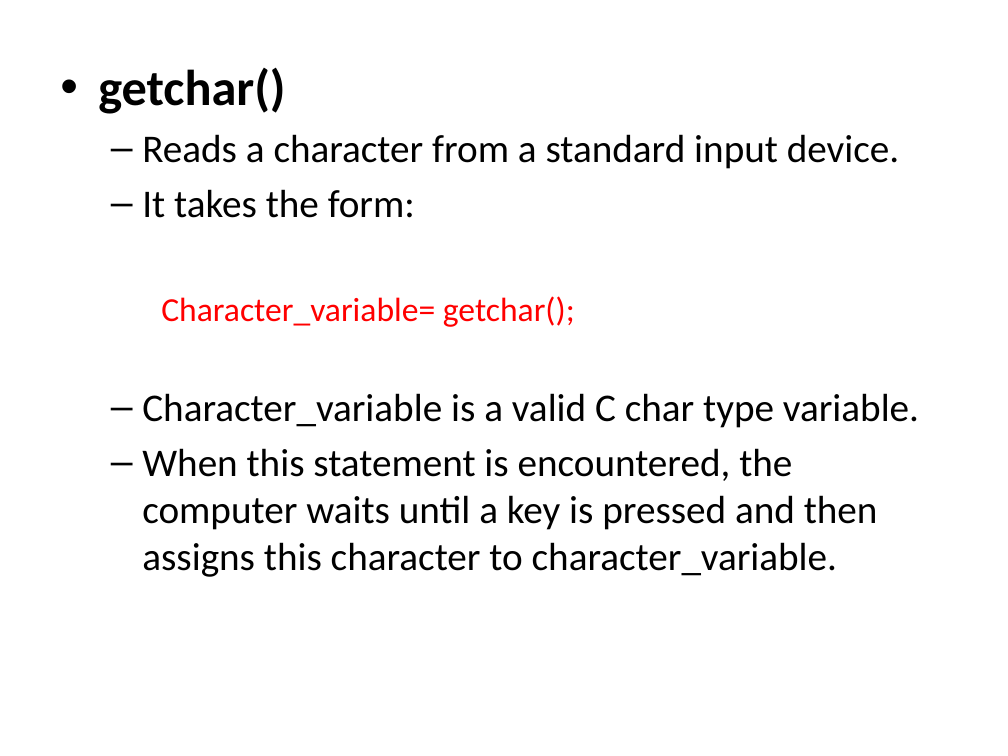
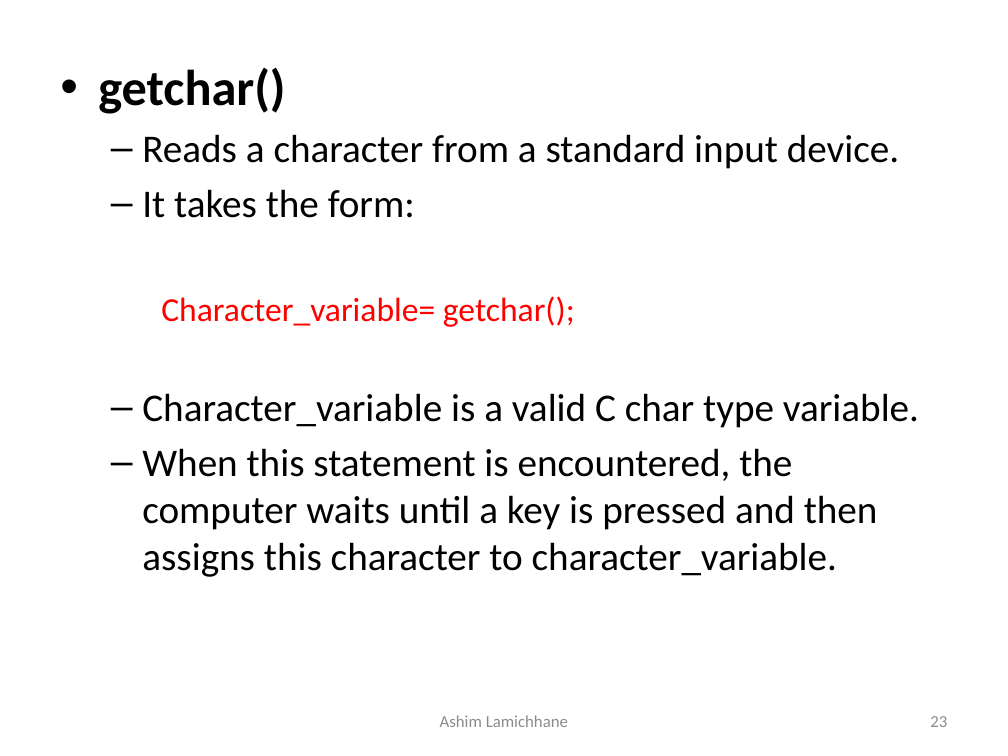
Before and after one commit to ashim888/csit-c, a slide deck: slide 23 of Unit 3/inputoutput.pptx. Drawn at 1008x756 pixels with LibreOffice and Linux fonts; fonts in the diff are those of the drawing. Boxes give left, top, right and bottom in pixels: in the first picture for what was removed or moved away, otherwise in the second. Text is boxed around its words. In the diff, an @@ line names an element or a change of style, - is before the commit and + after.

```diff
--- a/Unit 3/inputoutput.pptx
+++ b/Unit 3/inputoutput.pptx
@@ text added at (440, 715, 568, 727), 12 pt, text #8C8C8C @@
+Ashim Lamichhane
@@ page number added at (930, 716, 947, 727), 12 pt, text #8C8C8C @@
+23
```
Also in this commit, not shown: 28 other slides changed, 1 slide added, 1 slide removed, 3 other files.
